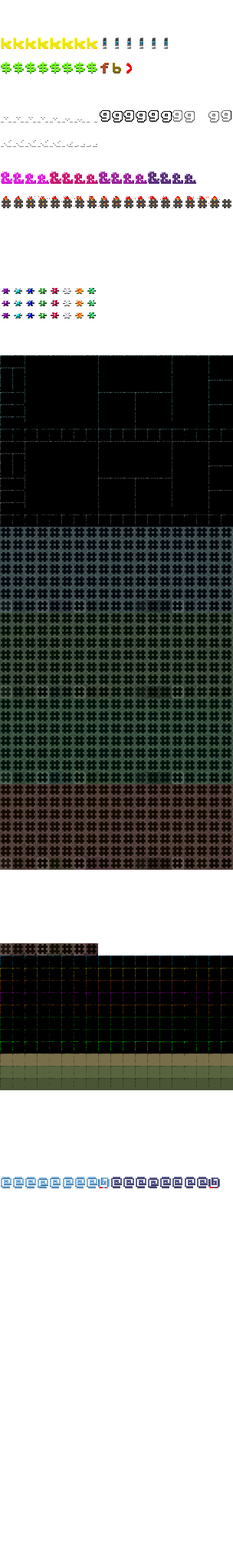
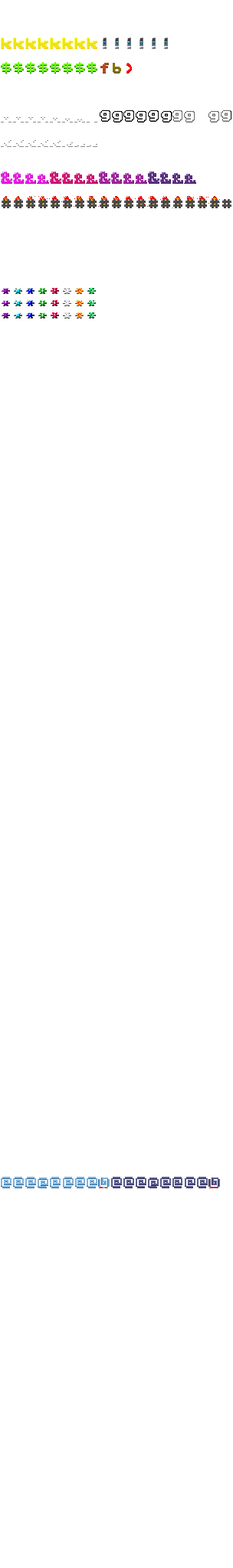
Layers edited between the first and the second 233×1568 image:
painted on "Pasted Layer" over [0, 199, 233, 1091]
